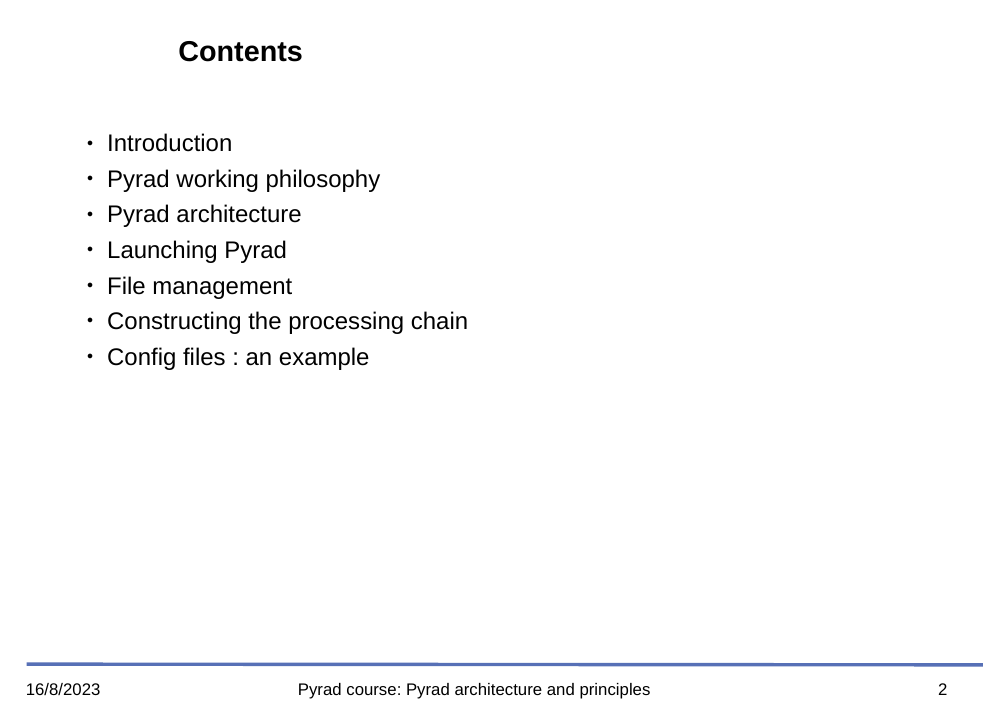
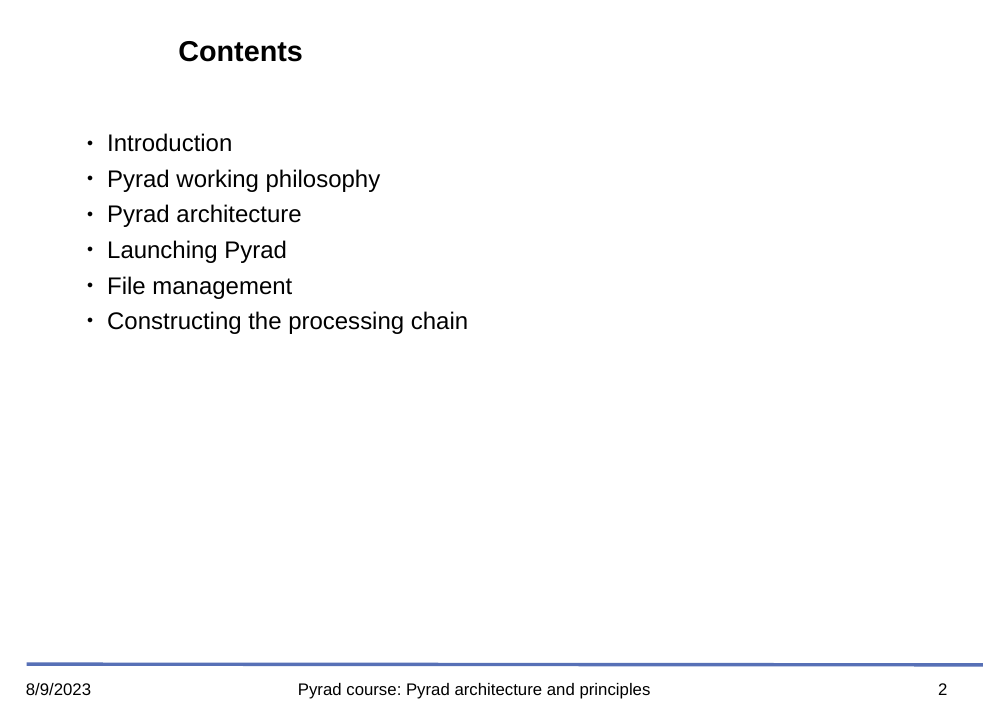
Before and after one commit to openradar/pyrad_course, a slide deck: slide 2 of presentations/pptx/04_Pyrad_architecture_and_principles.pptx. Drawn at 1008x713 pixels with LibreOffice and Linux fonts; fonts in the diff are those of the drawing; background and template pictures are left out. Boxes give left, top, right and bottom in pixels: in the first picture for what was removed or moved away, otherwise in the second. Text is boxed around its words. In the diff, an @@ line names an element or a change of style, - is before the commit and + after.

```diff
--- a/presentations/pptx/04_Pyrad_architecture_and_principles.pptx
+++ b/presentations/pptx/04_Pyrad_architecture_and_principles.pptx
@@ text at (x1=107, y1=347, x2=370, y2=370): paragraph removed @@
-      ● Config files : an example
@@ text at (x1=26, y1=683, x2=91, y2=696): text changed @@
-16/8/2023
+8/9/2023
```
Also in this commit, not shown: 41 other slides changed, 1 slide removed, 2 other files.
